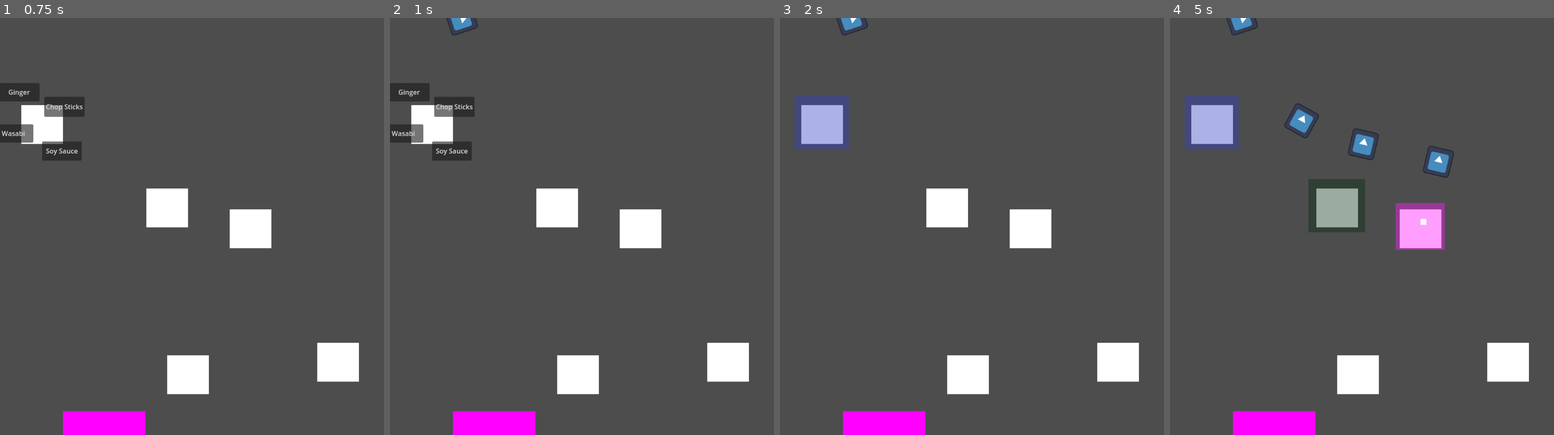
Above: before the commit, frames 1-4 (left to right).
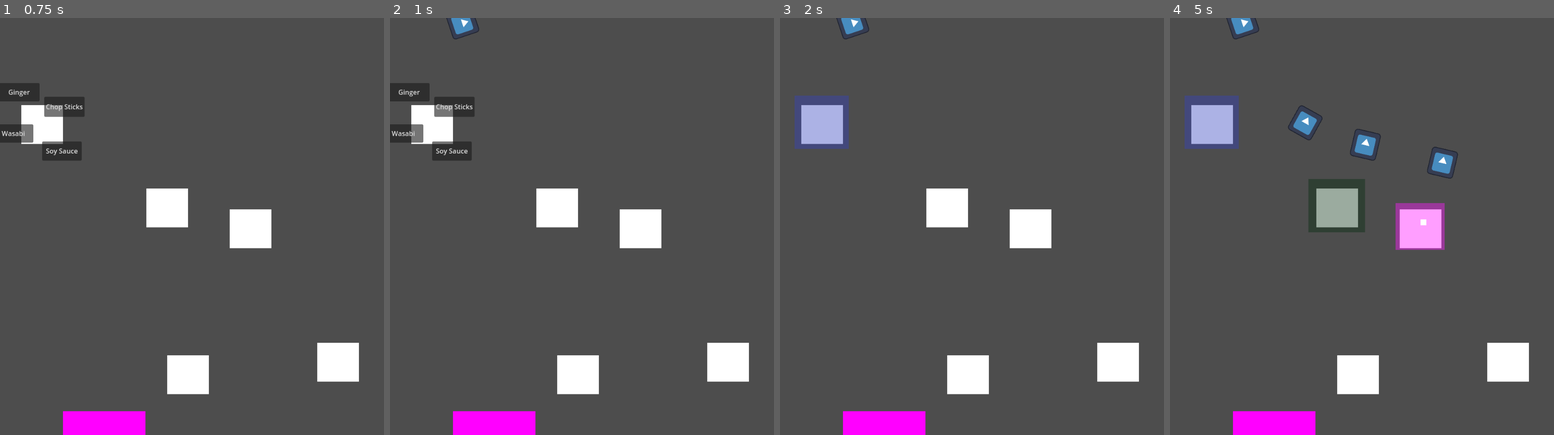
Above: after the commit, the same moments.

Repository: john9francis/sushi-attack
Game: Godot game, scene res://scripts/main.tscn
Same seed, same stepped clock (60 frames per second), same inputs: the game is played once before the commit and once after it. The engine's default icon, where the game draws it, is replaced by a stand-in: a white triangle on a blue panel in a dark square.
Inputs (mouse positions are in pixels of both pictures, inside the frame that each line leads up to):
- Up to frame 1 (0.75 s): tap Enter at 0.5 s; move the mouse to (42, 122) at 0.52 s; press the mouse at (42, 122) at 0.53 s
- Up to frame 2 (1 s): no input
- Up to frame 3 (2 s): release the mouse at (822, 122) at 1.25 s; click "Chop Sticks" at 1.25 s
- Up to frame 4 (5 s): move the mouse to (1338, 205) at 2.02 s; click (1338, 205) at 2.1 s; click "Soy Sauce" at 2.75 s; move the mouse to (1423, 226) at 3.52 s; press the mouse at (1423, 226) at 3.53 s; release the mouse at (1423, 226) at 4.25 s; click "Ginger" at 4.25 s

Frame 1 is identical in both runs. In frame 2, 0.1% of the frame differs, in the area x 15-24%, y 0-6%; in frame 3, 0.1%; in frame 4, 0.6%, in the area x 15-76%, y 0-50%.

Commit message:
removed unneeded pathFollow object from the level

Diff:
--- a/scripts/enemy.gd
+++ b/scripts/enemy.gd
@@ -10,6 +10,7 @@
 
 func _ready():
 	add_to_group("Enemies")
+
 
 
 
@@ -26,6 +27,7 @@
 func get_path_follow():
 	myPathFollow = myPathFollowScene.instantiate()
 	myPathFollow.set_speed(currentSpeed)
+
 	return myPathFollow
 
 
--- a/scripts/enemy_path_follow.gd
+++ b/scripts/enemy_path_follow.gd
@@ -4,6 +4,9 @@
 
 func _ready():
 	progress = 0
+
+	# set offset
+	set_h_offset(10.0)
 
 
 func _process(delta):
--- a/scripts/level.tscn
+++ b/scripts/level.tscn
@@ -1,11 +1,10 @@
-[gd_scene load_steps=10 format=3 uid="uid://cn5affxsrvpyq"]
+[gd_scene load_steps=9 format=3 uid="uid://cn5affxsrvpyq"]
 
 [ext_resource type="PackedScene" uid="uid://dbbij5u3up0gx" path="res://scripts/enemy.tscn" id="1_7wi6w"]
 [ext_resource type="Script" path="res://scripts/level.gd" id="1_m3pcb"]
 [ext_resource type="Script" path="res://scripts/EnemySpawnTimer.gd" id="2_wq042"]
 [ext_resource type="PackedScene" uid="uid://c8tq0ppoe2tb0" path="res://scripts/towerPlatform.tscn" id="4_5h04q"]
 [ext_resource type="PackedScene" uid="uid://yii2qodjd8c5" path="res://scripts/enemy_path_follow.tscn" id="4_btcdy"]
-[ext_resource type="Script" path="res://scripts/PathFollow2D.gd" id="4_ddlfe"]
 
 [sub_resource type="Curve2D" id="Curve2D_joiln"]
 _data = {
@@ -27,11 +26,6 @@
 [node name="EnemyPath" type="Path2D" parent="."]
 curve = SubResource("Curve2D_joiln")
 
-[node name="EnemyPathFollow" type="PathFollow2D" parent="EnemyPath"]
-position = Vector2(171, 3)
-rotation = 1.24755
-script = ExtResource("4_ddlfe")
-
 [node name="EnemySpawnTimer" type="Timer" parent="."]
 script = ExtResource("2_wq042")
 
